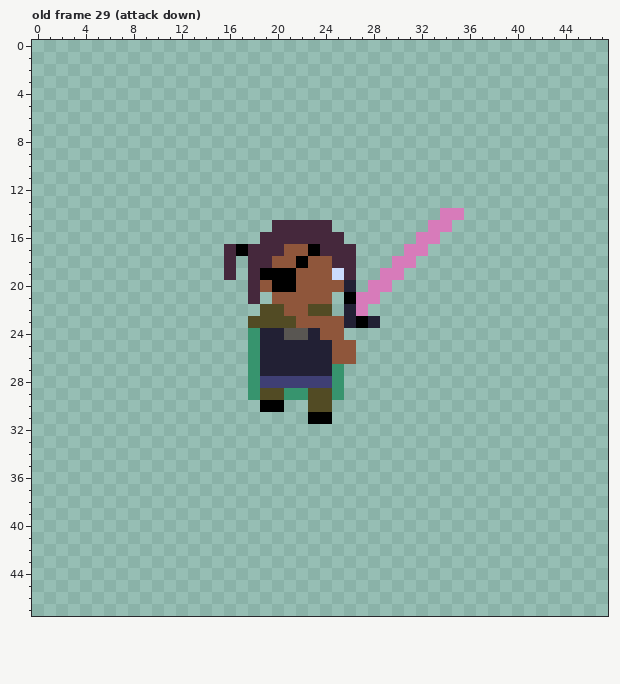
Pixel-art file -- assets/april/ammellan_attack.aseprite. Above: the version before the commit.
48x48 pixels, 52 frames. Shown: old frame 29 (attack down). The commit also changed other frames, which this record leaves out.
And afterwards:
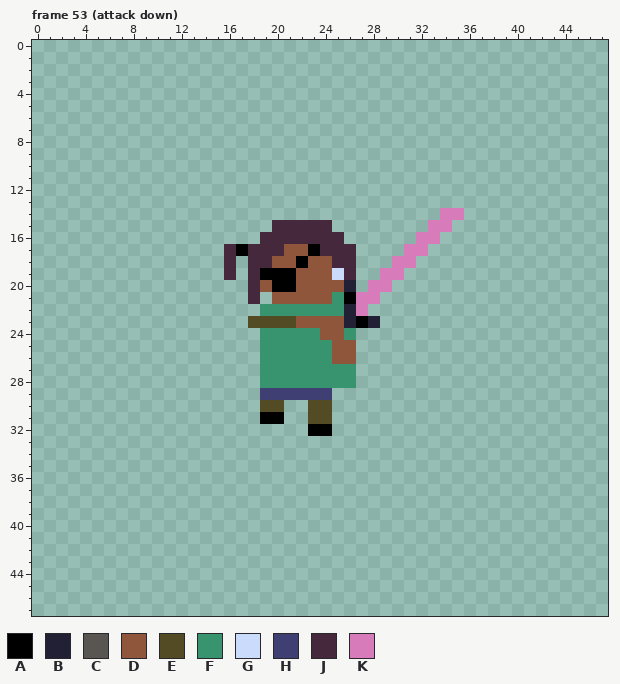
Palette (. is transparent): A #000000  B #222034  C #595652  D #8f563b  E #524b24  F #37946e  G #cbdbfc  H #3f3f74  J #45283c  K #d77bba
From old to new:
frames 52 -> 76
Frame 53 (attack down) against old frame 29 (attack down):
y 21: x 25 . -> F
y 22: x 19..25 EEDDEE. -> FFFFFFF
y 24: x 18..23 FBBCCB -> .FFFFF; x 26 . -> F
y 25..26: x 18..24 FBBBBBB -> .FFFFFF
y 27: x 18..24 FBBBBBB -> .FFFFFF; x 26 . -> F
y 28: x 18..24 FHHHHHH -> .FFFFFF; x 26 . -> F
y 29: x 18..25 FEEFFEEF -> .HHHHHH.
y 30: x 19..20 AA -> EE
y 31: x 19..20 .. -> AA; x 23..24 AA -> EE
y 32: x 23..24 .. -> AA
Pixel boxes of the changes (left, top, right, bottom) in both pictures:
changed: (248, 292, 356, 436)
